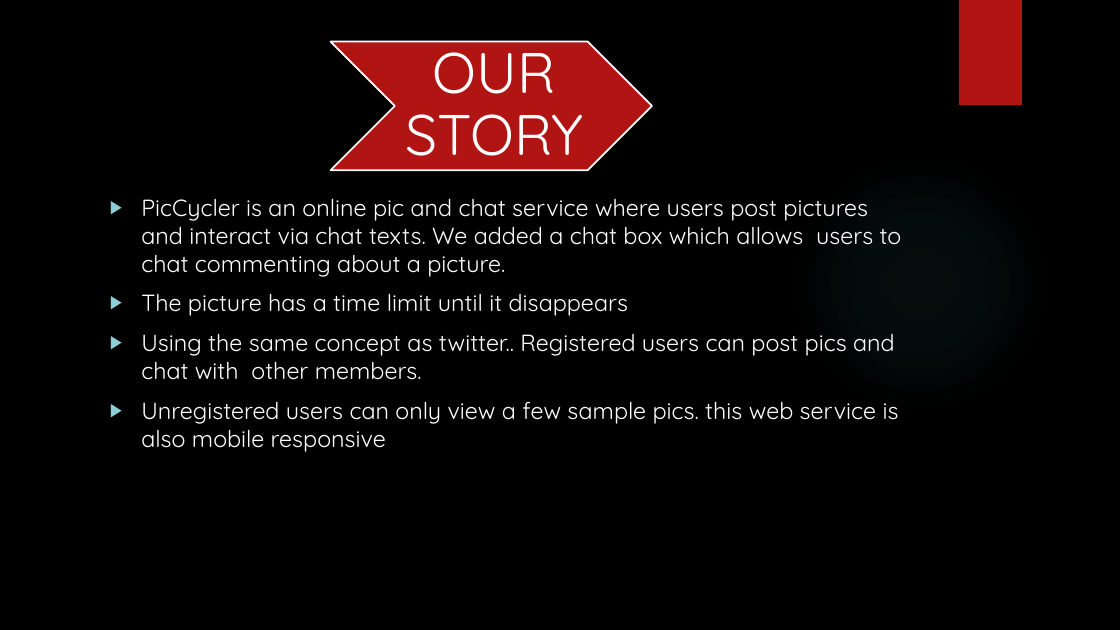
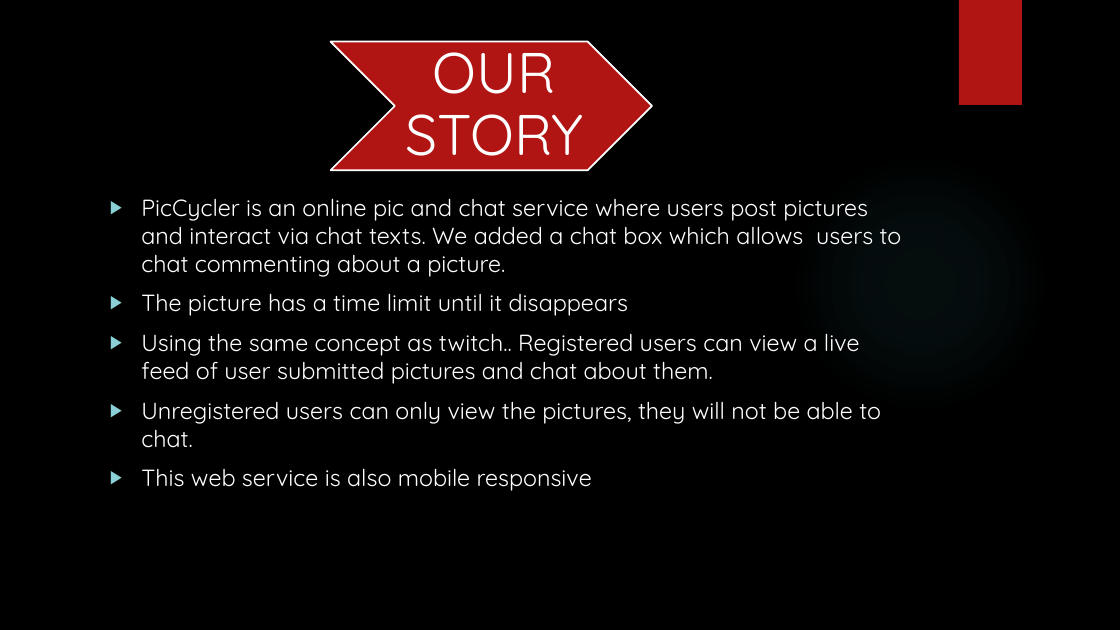
Before and after one commit to alanwagner101/PicCycler, a slide deck: slide 3 of Project2.pptx (slide 2 before the commit). Drawn at 1120x630 pixels with LibreOffice and Linux fonts; fonts in the diff are those of the drawing; background and template pictures are left out. Boxes give left, top, right and bottom in pixels: in the first picture for what was removed or moved away, otherwise in the second. Text is boxed around its words. In the diff, an @@ line names an element or a change of style, - is before the commit and + after.

```diff
--- a/Project2.pptx
+++ b/Project2.pptx
@@ text at bbox=[141, 333, 881, 491]: text changed @@
-▶ Using the same concept as twitter.. Registered users can post pics and chat with other members.
-▶ Unregistered users can only view a few sample pics. this web service is also mobile responsive
+▶ Using the same concept as twitch.. Registered users can view a live feed of user submitted pictures and chat about them.
+▶ Unregistered users can only view the pictures, they will not be able to chat.
+▶ This web service is also mobile responsive
```
Also in this commit, not shown: 5 other slides changed, 1 slide added, 1 slide removed, 1 other file.
